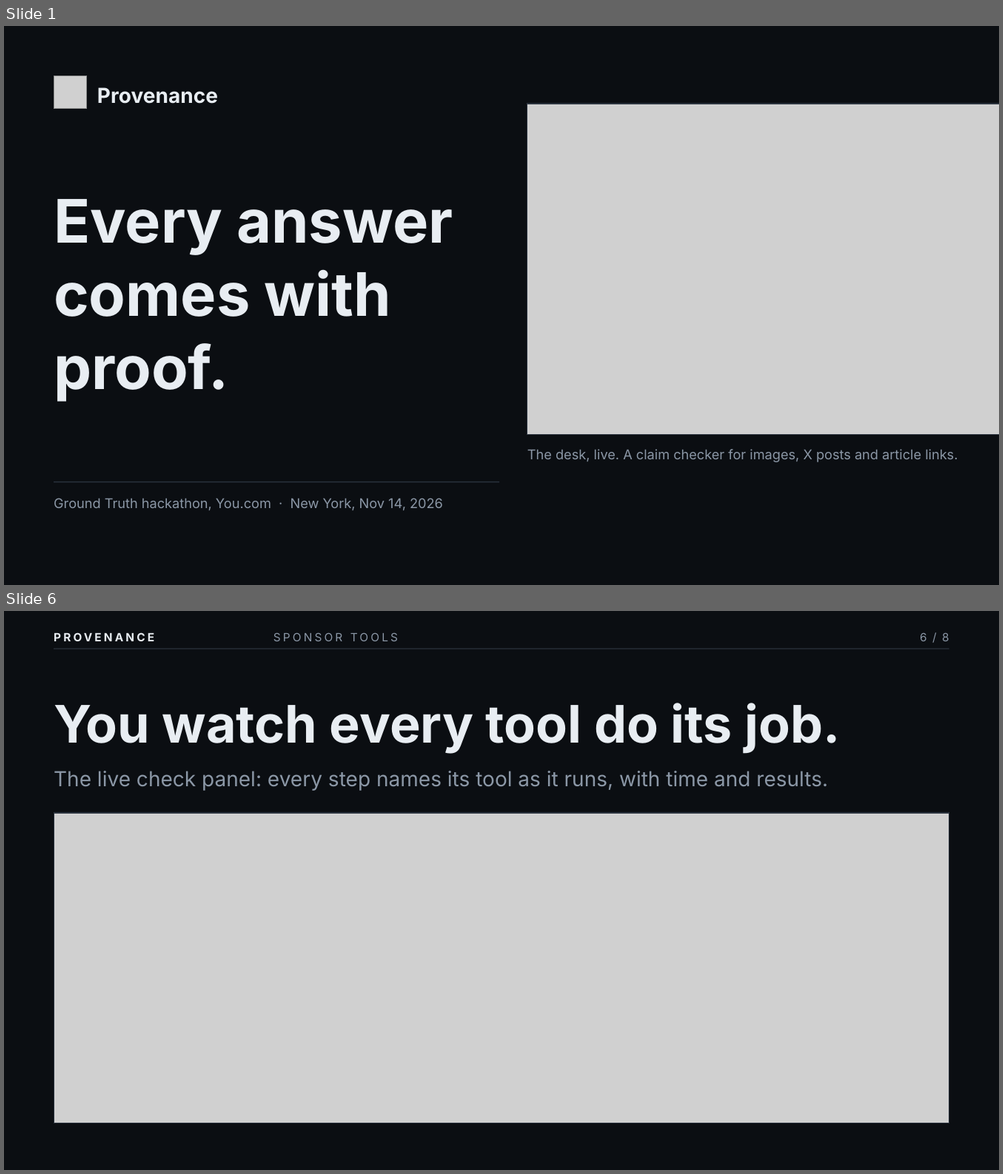
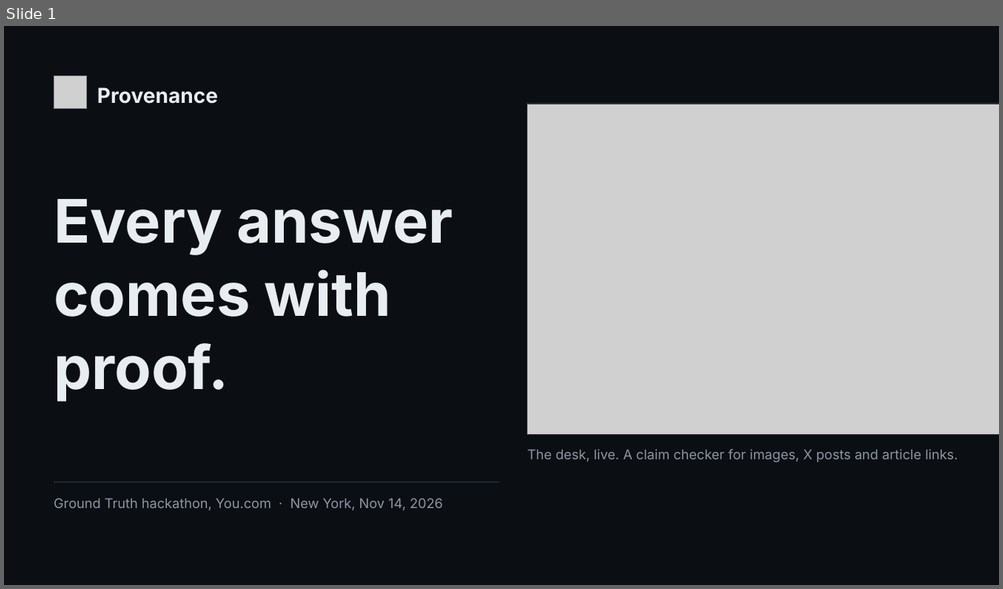
Before and after one commit to michaelnjoku347/Provenance, a slide deck: docs/pitch/Provenance-pitch.pptx. Shown one above the other, each under a label of ours: slides 1 and 6 before the commit, slide 1 after it; the slides between them are not shown. The pictures are 1003x1174 and 1003x589 pixels, drawn with LibreOffice and Linux fonts; fonts in the diff are those of the drawing; grey boxes stand for pictures. Boxes give left, top, right and bottom in pixels: in the first picture for what was removed or moved away, otherwise in the second. Text is boxed around its words. In the diff, an @@ line names an element or a change of style, - is before the commit and + after.

Commit message:
Rework the pitch deck into 11 pitchable slides with sponsor, build and lessons slides.

```diff
--- a/docs/pitch/Provenance-pitch.pptx
+++ b/docs/pitch/Provenance-pitch.pptx
@@ slide 6 removed at <box>4,611,999,1170</box>, background #FFFFFF @@
@@ rectangle removed at <box>4,611,999,1170</box> @@
@@ text removed at <box>54,632,154,641</box> @@
-PROVENANCE
@@ text removed at <box>273,632,398,641</box> @@
-SPONSOR TOOLS
@@ text removed at <box>919,632,949,641</box> @@
-6 / 8
@@ rectangle removed at <box>54,648,949,649</box> @@
@@ text removed at <box>54,703,840,754</box> @@
-You watch every tool do its job.
@@ text removed at <box>54,771,828,791</box> @@
-The live check panel: every step names its tool as it runs, with time and results.
@@ picture removed at <box>54,813,949,1125</box> @@
@@ rectangle removed at <box>54,813,949,1125</box> @@
```
Also in this commit, not shown: 5 slides changed, 5 slides added, 1 other slide removed, 16 other files.
